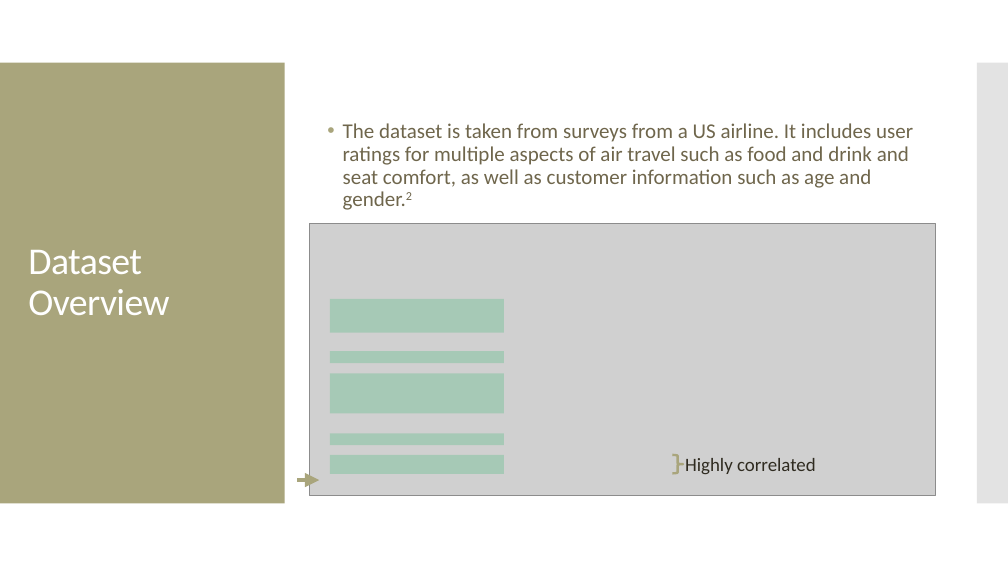
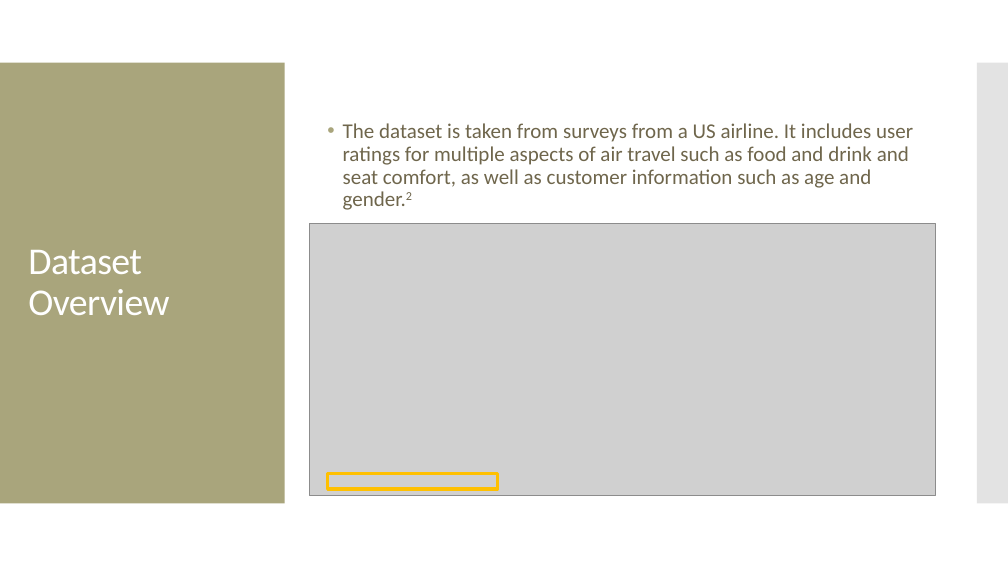
Before and after one commit to MGT-6203-Summer-2023-Edx/Team-6, a slide deck: slide 3 of Project Proposal/Team_6_Prop_Vid_Slides.pptx. Drawn at 1008x567 pixels with LibreOffice and Linux fonts; fonts in the diff are those of the drawing; grey boxes stand for pictures. Boxes give left, top, right and bottom in pixels: in the first picture for what was removed or moved away, otherwise in the second. Text is boxed around its words. In the diff, an @@ line names an element or a change of style, - is before the commit and + after.

```diff
--- a/Project Proposal/Team_6_Prop_Vid_Slides.pptx
+++ b/Project Proposal/Team_6_Prop_Vid_Slides.pptx
@@ rectangle removed at bbox=[330, 299, 504, 333] @@
@@ rectangle removed at bbox=[330, 351, 504, 363] @@
@@ rectangle removed at bbox=[330, 374, 504, 414] @@
@@ rectangle removed at bbox=[330, 433, 504, 445] @@
@@ rectangle: place and size @@
-rectangle at bbox=[330, 455, 504, 474]
+rectangle at bbox=[327, 473, 498, 489]
@@ rectangle at bbox=[327, 473, 498, 489]: fill #00B050 at 20% opacity to none; outline none to #FFC000 3 pt @@
@@ left brace removed at bbox=[672, 455, 683, 473] @@
@@ text removed at bbox=[685, 458, 816, 474] @@
-Highly correlated
@@ arrow removed from (297, 480) to (319, 480) @@
```
Also in this commit, not shown: 5 other slides changed, 4 slides added.
